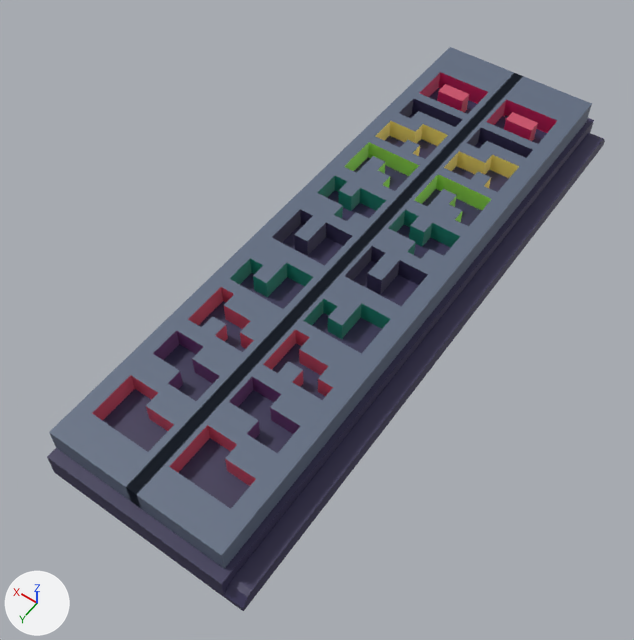
What one commit did to the Blender file data/tokensD.blend.
Rendered twice from a 50 mm lens placed at (-33.3, 63.1, 88.2), pointed at (6.1, 8.0, 1.7). Lighting does not change. The marker at lower left points along +X, +Y and +Z.
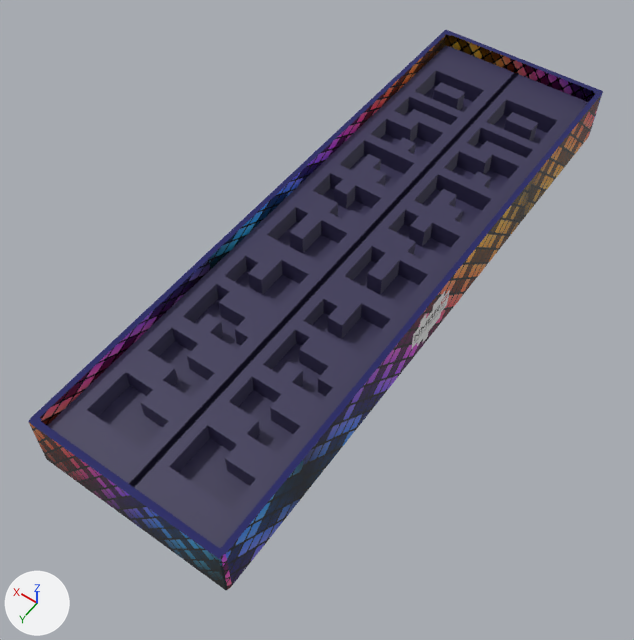
Changed parts and their boxes [x1, y1, x2, y2] in the pictures (634 x 640 px):
'Cube', reshaped (16% wider)
    before: [126, 73, 592, 569]
    after: [47, 45, 588, 548]
'Cube.003', deleted (blue)
    before: [49, 47, 523, 508]
'Cube.002', added
    after: [28, 30, 603, 590]
'Cube.001', deleted (blue)
    before: [47, 118, 605, 611]
part 1 of me_cube_021, added (blue)
    after: [47, 45, 518, 487]
part 2 of me_cube_021, surface changed
    both: [129, 73, 588, 548]

Edits to the bpy script that builds the scene:
```text
Add img_nmbr9_box_jpg:
    img_nmbr9_box_jpg = load_image('nmbr9_box.jpg', 'nmbr9_box.jpg', 5200, 1600, 'sRGB')
Add mat_nmbr9_new:
    mat_nmbr9_new = principled_material('Nmbr9_new')
    mat_nmbr9_new.texture = img_nmbr9_box_jpg
    mat_nmbr9_new.roughness = 0.205
    mat_nmbr9_new.specular_ior_level = 0.455
Change me_cube_021:
    used by ob_cube; location = (-0.2, -0.4, 4.9); scale = (6.14, 41.2, 4.02)
    remove me_cube_021.from_pydata(...)  # 793 vertices, 782 faces; spans x -1.0..1.0, y -1.0..1.0, z 0.11..1.0
    add me_cube_021.from_pydata(...)  # 1586 vertices, 1564 faces; spans x -1.0..2.89, y -1.0..1.0, z 0.11..1.0
    me_cube_021 part 1: the loose piece of 793 vertices spanning x -1.0..1.0, y -1.0..1.0, z 0.11..1.0 is copied, and the copy is moved by (1.89, 0.0, 0.0); it spans x 0.89..2.89, y -1.0..1.0, z 0.11..1.0
    me_cube_021 part 2: 782 kept faces spanning x -1.0..1.0, y -1.0..1.0, z 0.11..1.0 get new texture (UV) coordinates
Add me_cube:
    me_cube.from_pydata(...)  # 86 vertices, 55 faces; spans x -1.0..1.0, y -1.0..1.0, z -1.46..1.0
    me_cube.materials.append(mat_nmbr9_new)  # picture img_nmbr9_box_jpg
Remove ob_cube_001:
    ob_cube_001 = bpy.data.objects.new('Cube.001', me_cube_023)
    ob_cube_001.location = (-0.3, -0.2, 1.9)
    ob_cube_001.scale = (6.78, -42.4, 3.59)
Remove ob_cube_003:
    ob_cube_003 = bpy.data.objects.new('Cube.003', me_cube_026)
    ob_cube_003.location = (10.7, -0.4, 4.9)
    ob_cube_003.scale = (6.14, 41.2, 4.02)
Add ob_cube_002:
    ob_cube_002 = bpy.data.objects.new('Cube.002', me_cube)
    ob_cube_002.location = (5.8, -0.7, 5.8)
    ob_cube_002.scale = (-12.8, -42.4, -3.17)
```
